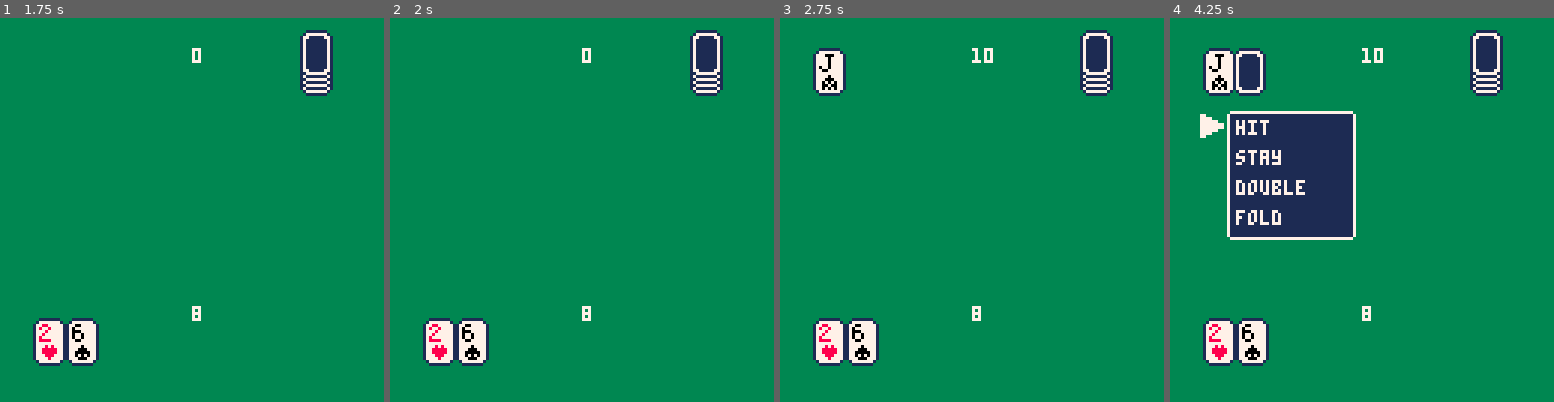
Above: before the commit, frames 1-4 (left to right).
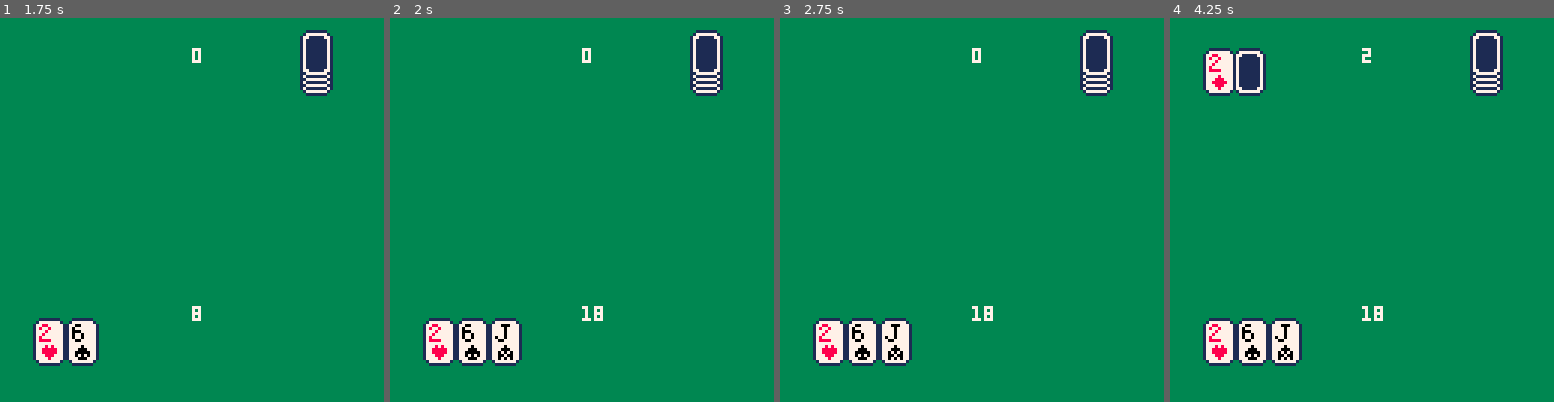
Above: after the commit, the same moments.

Repository: UA-koval/blackjack-pico-8
Game: PICO-8 cartridge blackjack.p8
Two runs of this game, one before a commit and one after it. Both use one fixed random seed, a clock stepped at 60 frames per second and the inputs below.
Inputs:
- Up to frame 1 (1.75 s): no input
- Up to frame 2 (2 s): no input
- Up to frame 3 (2.75 s): hold Up 2.15-2.42 s
- Up to frame 4 (4.25 s): hold Down 3.63-3.97 s

Frame 1 is identical in both runs. In frame 2, 1.1% of the frame differs, in the area x 25-56%, y 75-91%; in frame 3, 2.3%; in frame 4, 13%, in the area x 7-56%, y 7-91%.

Commit message:
Development progress.

Diff:
--- a/blackjack.p8
+++ b/blackjack.p8
@@ -31,9 +31,12 @@
  if m>1 then pal(8,0)
  else pal() end
  n+=1
- sspr(8,0,11,16,x,y) --blank card
- sspr(128-n*8,0,6,6,x+2,y+2) --value
- sspr(24+m*8,8,5,5,x+3,y+9) --type
+  -- blank card
+ sspr(8,0,11,16,x,y)
+  --value
+ sspr(128-n*8,0,6,6,x+2,y+2)
+  --type
+ sspr(24+m*8,8,5,5,x+3,y+9)
 end
 
 function draw_card_back(x,y)
@@ -55,11 +58,10 @@
 
 function add_soft_score(card)
  val=0
- if card[1]==0 then
-  if player_score<11 then val=11
-  else val=1 end
-  player_score+=val
- end
+ if (card[1]!=0) return
+ if player_score<11 then val=11
+ else val=1 end
+ player_score+=val
 end
 
 function count_score(hand)
@@ -118,7 +120,7 @@
  if frame_counter % 20 ==0 then
   -- stage 1: give player cards
   if stage==0 then
-   if (#hand<2) then
+   if (#hand<3) then
     add(hand,generate_card())
    else stage+=1 end
   -- stage 2: give dealer card
Not shown, changed: 129 lines of the sprite sheet (__gfx__) section of blackjack.p8
Not shown, changed: the thumbnail (__label__) section of blackjack.p8
